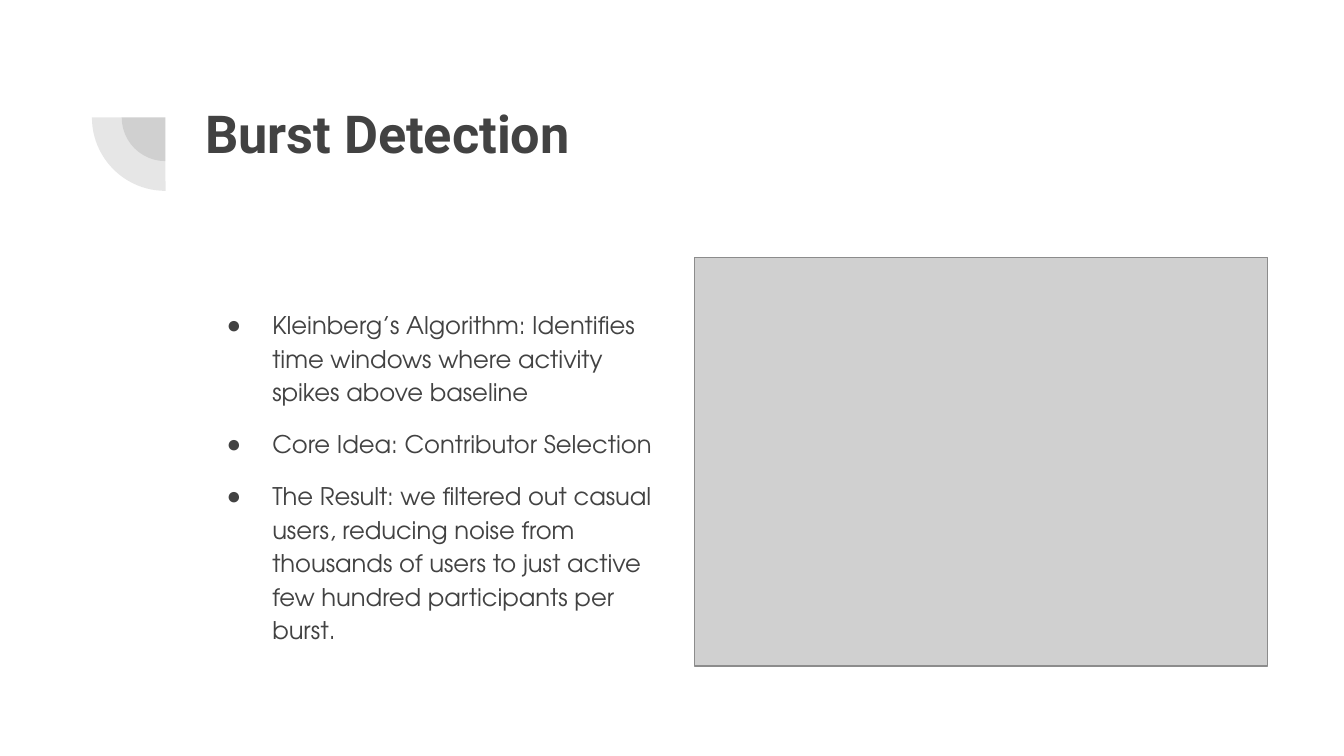
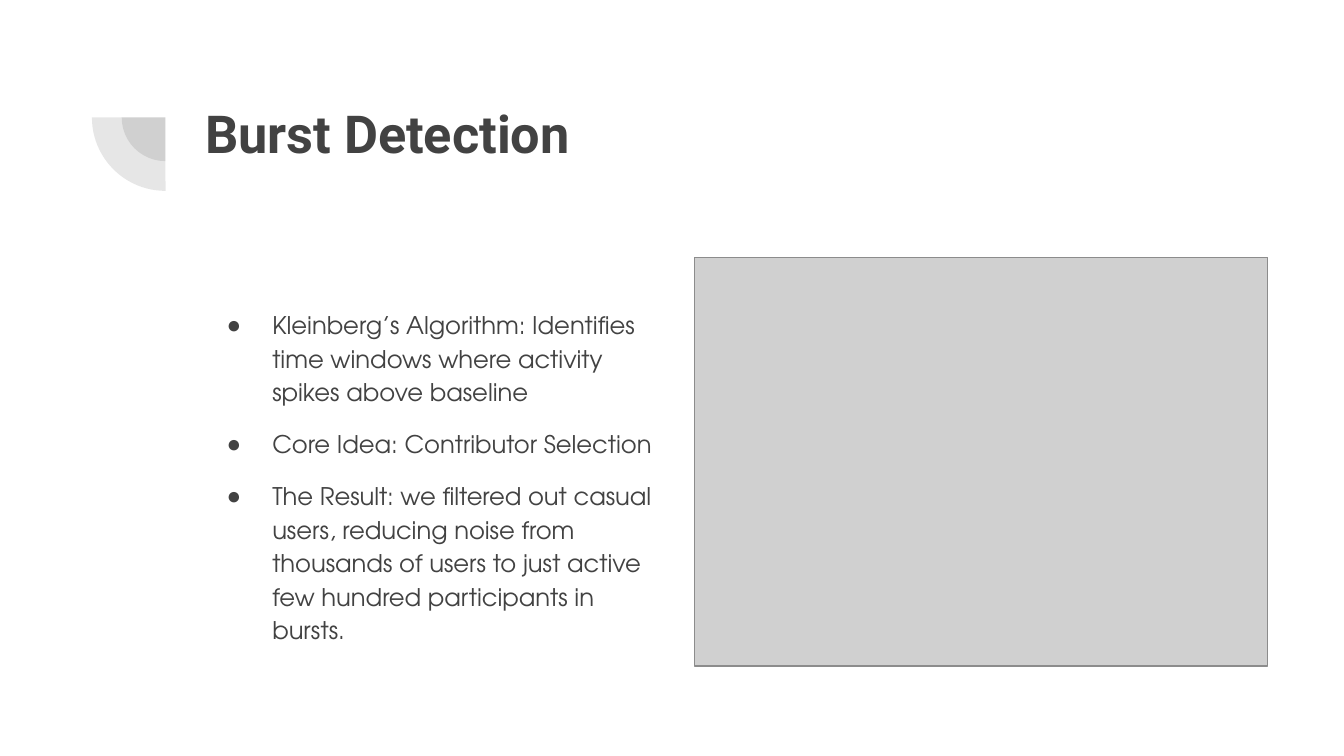
Before and after one commit to peter25316/cib-mango-tree-peter, a slide deck: slide 4 of presentation/Capstone Presentation.pptx. Drawn at 1344x756 pixels with LibreOffice and Linux fonts; fonts in the diff are those of the drawing; grey boxes stand for pictures. Boxes give left, top, right and bottom in pixels: in the first picture for what was removed or moved away, otherwise in the second. Text is boxed around its words. In the diff, an @@ line names an element or a change of style, - is before the commit and + after.

```diff
--- a/presentation/Capstone Presentation.pptx
+++ b/presentation/Capstone Presentation.pptx
@@ text at [272, 487, 652, 640]: text changed @@
-● The Result: we filtered out casual users, reducing noise from thousands of users to just active few hundred participants per burst.
+● The Result: we filtered out casual users, reducing noise from thousands of users to just active few hundred participants in bursts.
```
Also in this commit, not shown: 1 other slide changed, 20 other files.
